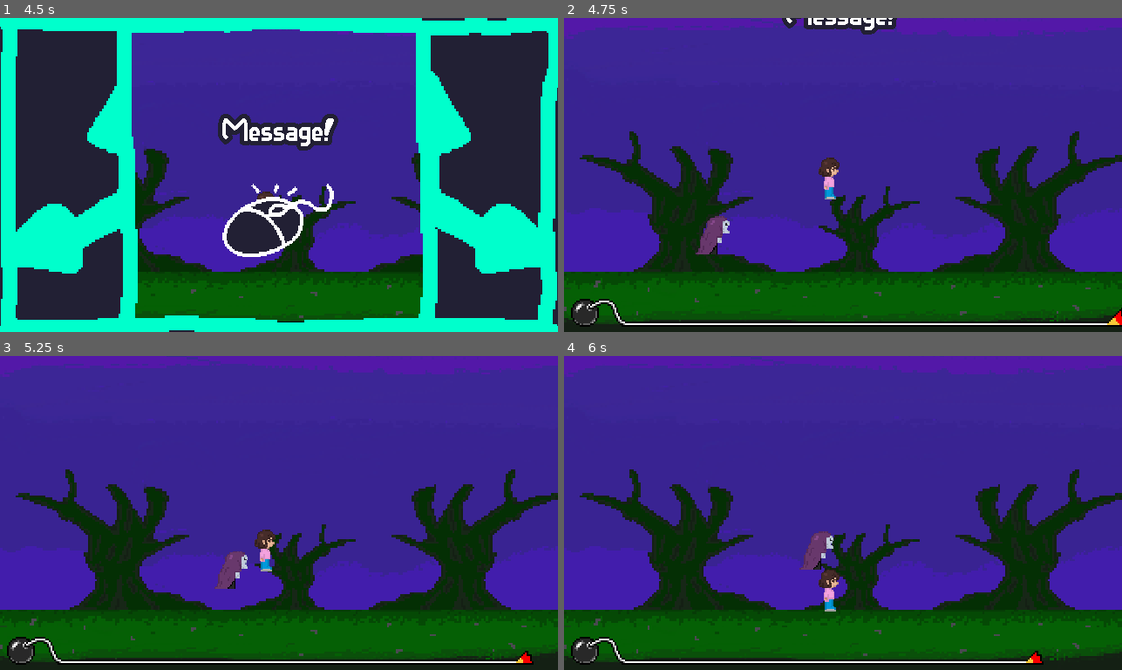
Above: before the commit, frames 1-4 (two rows, left to right).
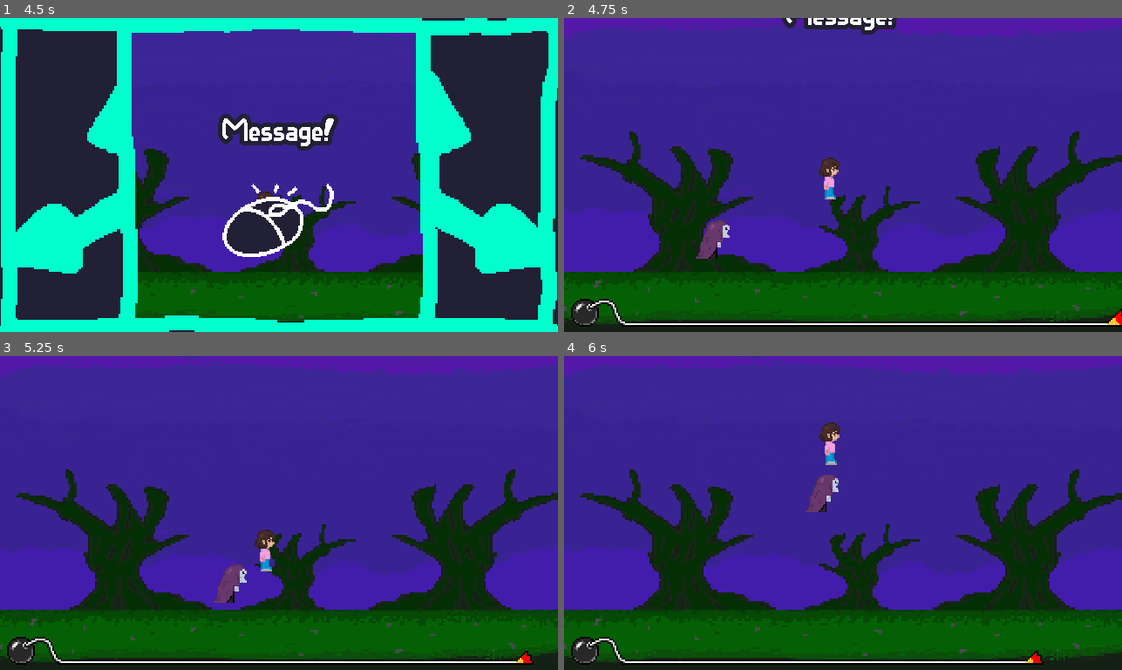
Above: after the commit, the same moments.

Repository: Nour-Fawaz/SkeletonRun
Game: Godot game, scene res://scenes/main/main.tscn
The game is run twice, just before and just after one commit, with the same random seed, the same clock (stepped at 60 frames per second) and the same inputs.
Inputs:
- Up to frame 1 (4.5 s): click "Start" at 0.5 s; tap Enter (ui_accept) at 1.25, 1.35, 1.52, 1.82, 2.1, 2.27, 2.57, 2.85, 3.6, 3.77, 4.07, 4.35 s; hold Right (ui_right) 1.28-2.78 s; hold Left (ui_left) 2.78-3.53 s; hold Right (ui_right) from 3.53 s (still down)
- Up to frame 2 (4.75 s): keep holding Right (ui_right); tap Enter (ui_accept) at 4.52 s
- Up to frame 3 (5.25 s): tap Enter (ui_accept) at 4.82, 5.1 s; release Right (ui_right) at 5.03 s; hold Left (ui_left) from 5.03 s (still down)
- Up to frame 4 (6 s): tap Enter (ui_accept) at 5.27, 5.57, 5.85 s; release Left (ui_left) at 5.78 s; hold Right (ui_right) from 5.78 s (still down)

Frame 1 is identical in both runs. In frame 2, 0.2% of the frame differs, in the area x 23-30%, y 63-77%; in frame 3, 0.5%; in frame 4, 1.5%, in the area x 42-50%, y 21-82%.

Commit message:
Enemy Features: Enemy jumps faster (#4)

Diff:
--- a/microgames/SkeletonRun/Skeleton/skeleton_character.gd
+++ b/microgames/SkeletonRun/Skeleton/skeleton_character.gd
@@ -3,33 +3,28 @@
 
 @export var SPEED = 300.0
 const JUMP_VELOCITY = -400.0
-
+var normal_gravity = ProjectSettings.get_setting("physics/2d/default_gravity")
+@export var gravity_amplifier = 10.0
 @onready var skeleton_animated_sprite = $AnimatedSprite2D
 
 @onready var player = get_tree().get_first_node_in_group("FollowPlayerAI") # reference of player
-#@onready var player: CharacterBody2D = $PC_Body
+
 
 func _physics_process(delta: float) -> void:
+
+	# flip sprite depending on player direction
 	if position > player.global_position:
 		skeleton_animated_sprite.flip_h = true
 	else:
 		skeleton_animated_sprite.flip_h = false
 	var direction = position.direction_to(player.global_position).normalized()
 	velocity = direction * SPEED
-	# Add the gravity.
-	#if not is_on_floor():
-		#velocity += get_gravity() * delta
-#
-	## Handle jump.
-	#if Input.is_action_just_pressed("ui_accept") and is_on_floor():
-		#velocity.y = JUMP_VELOCITY
 
-	# Get the input direction and handle the movement/deceleration.
-	# As good practice, you should replace UI actions with custom gameplay actions.
-	#var direction := Input.get_axis("ui_left", "ui_right")
-	#if direction:
-		#velocity.x = direction * SPEED
-	#else:
-		#velocity.x = move_toward(velocity.x, 0, SPEED)
+	# increase grvaity
+	var current_gravity = normal_gravity
+	if velocity.y > 0: # speed up descent
+		current_gravity = normal_gravity * gravity_amplifier
+	velocity.y += current_gravity * delta
+
 
 	move_and_slide()
